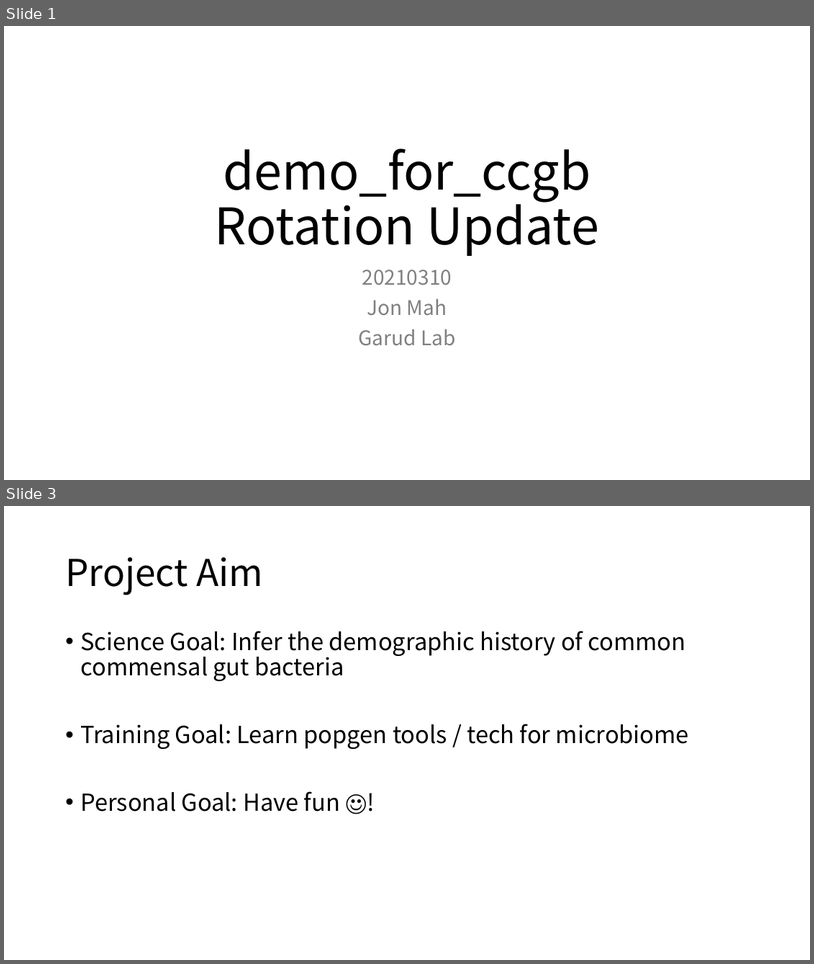
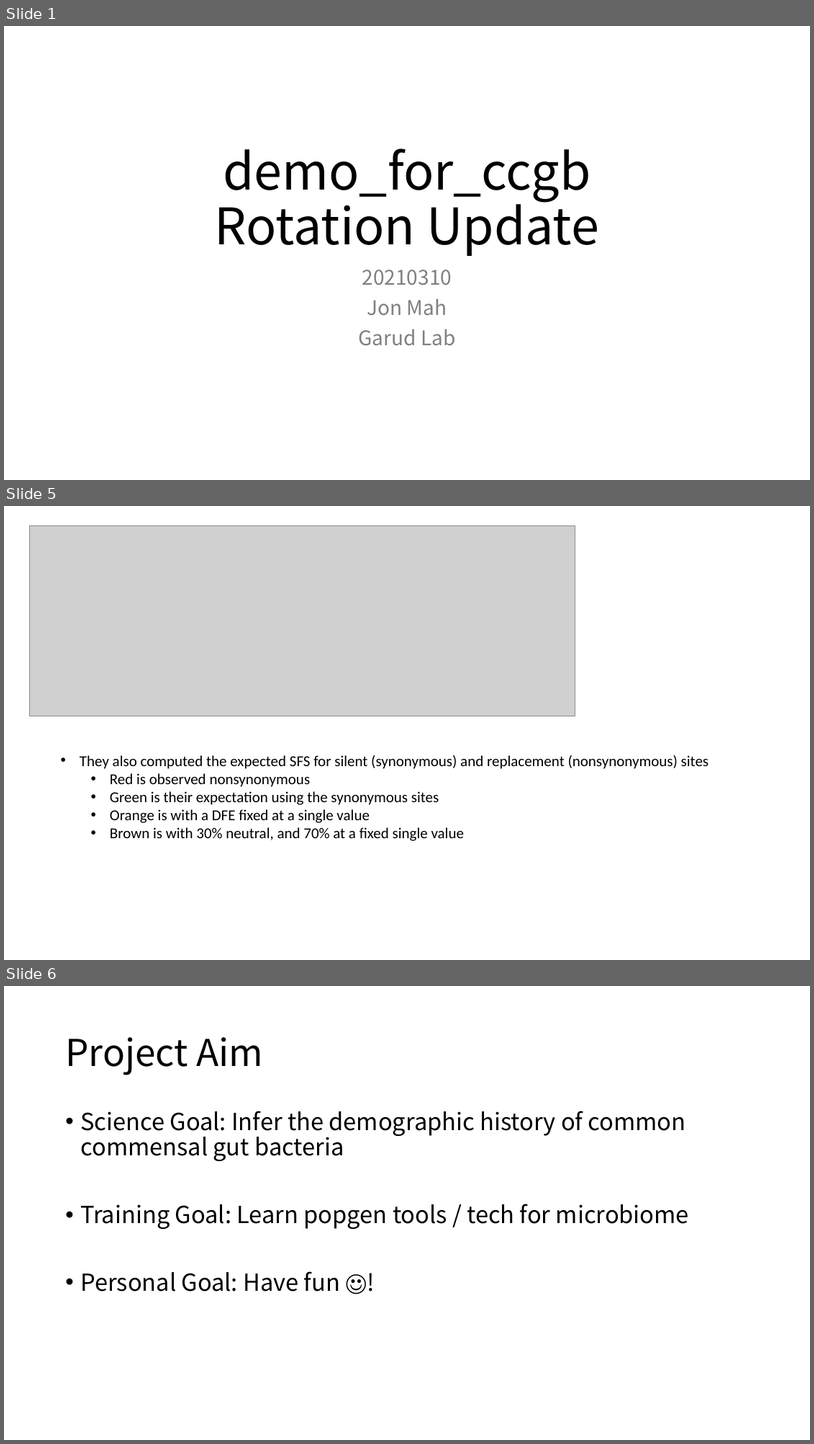
Before and after one commit to jon-mah/demo_for_ccgb, a slide deck: Summary/20210310_demo_for_ccgb_rotation_update.pptx. Shown one above the other, each under a label of ours: slides 1 and 3 before the commit, slides 1, 5 and 6 after it; the slides between them are not shown. The pictures are 814x964 and 814x1444 pixels, drawn with LibreOffice and Linux fonts; fonts in the diff are those of the drawing; grey boxes stand for pictures. Boxes give left, top, right and bottom in pixels: in the first picture for what was removed or moved away, otherwise in the second. Text is boxed around its words. In the diff, an @@ line names an element or a change of style, - is before the commit and + after.

```diff
--- a/Summary/20210310_demo_for_ccgb_rotation_update.pptx
+++ b/Summary/20210310_demo_for_ccgb_rotation_update.pptx
@@ slide 5 added at (4, 506, 810, 960), background #FFFFFF @@
@@ picture added at (29, 526, 576, 716) @@
@@ text added at (80, 755, 709, 841), 18 pt, text #000000 @@
+• They also computed the expected SFS for silent (synonymous) and replacement (nonsynonymous) sites
+  • Red is observed nonsynonymous
+  • Green is their expectation using the synonymous sites
+  • Orange is with a DFE fixed at a single value
+  • Brown is with 30% neutral, and 70% at a fixed single value
@@ what was slide 3 is now slide 6 @@
```
Also in this commit, not shown: 1 slide changed, 11 other slides added, 7 slides removed, 2 other files.
